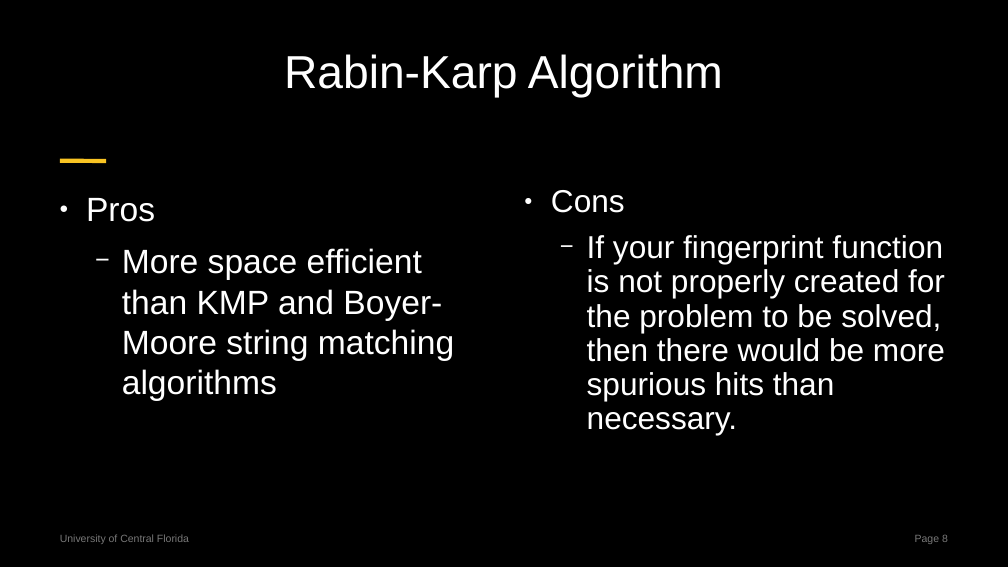
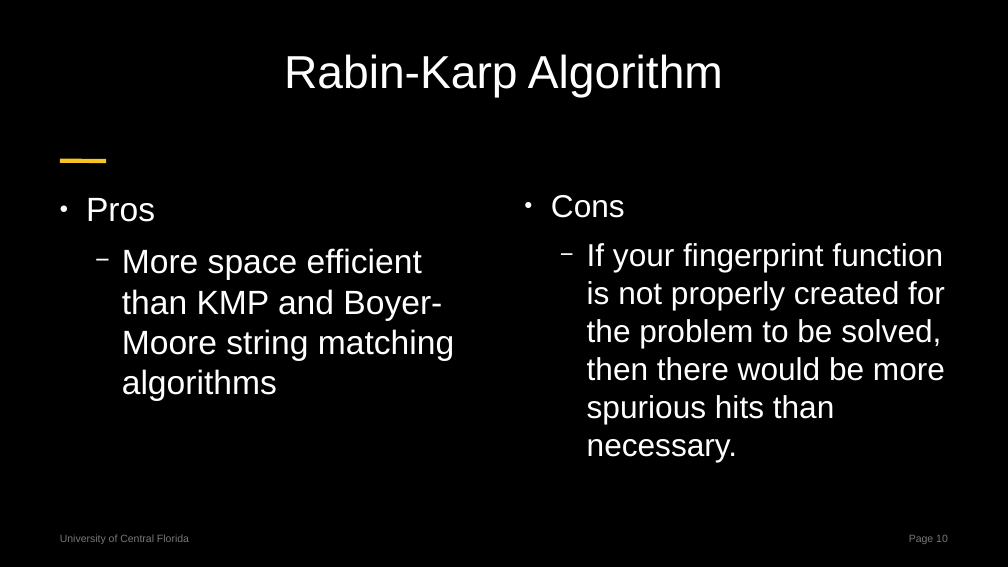
Before and after one commit to centuryhopper/Fall2022CourseContents, a slide deck: slide 10 of CAP6515/paper_presentation_files/rabin-karp-presentation.pptx (slide 8 before the commit). Drawn at 1008x567 pixels with LibreOffice and Linux fonts; fonts in the diff are those of the drawing. Boxes give left, top, right and bottom in pixels: in the first picture for what was removed or moved away, otherwise in the second. Text is boxed around its words. In the diff, an @@ line names an element or a change of style, - is before the commit and + after.

```diff
--- a/CAP6515/paper_presentation_files/rabin-karp-presentation.pptx
+++ b/CAP6515/paper_presentation_files/rabin-karp-presentation.pptx
@@ text "Cons" at (551, 195, 945, 462): line spacing 0.9 to 1 @@
@@ page number at (909, 535, 948, 544): text changed @@
-Page 8
+Page 10
```
Also in this commit, not shown: 11 other slides changed, 2 slides removed.
